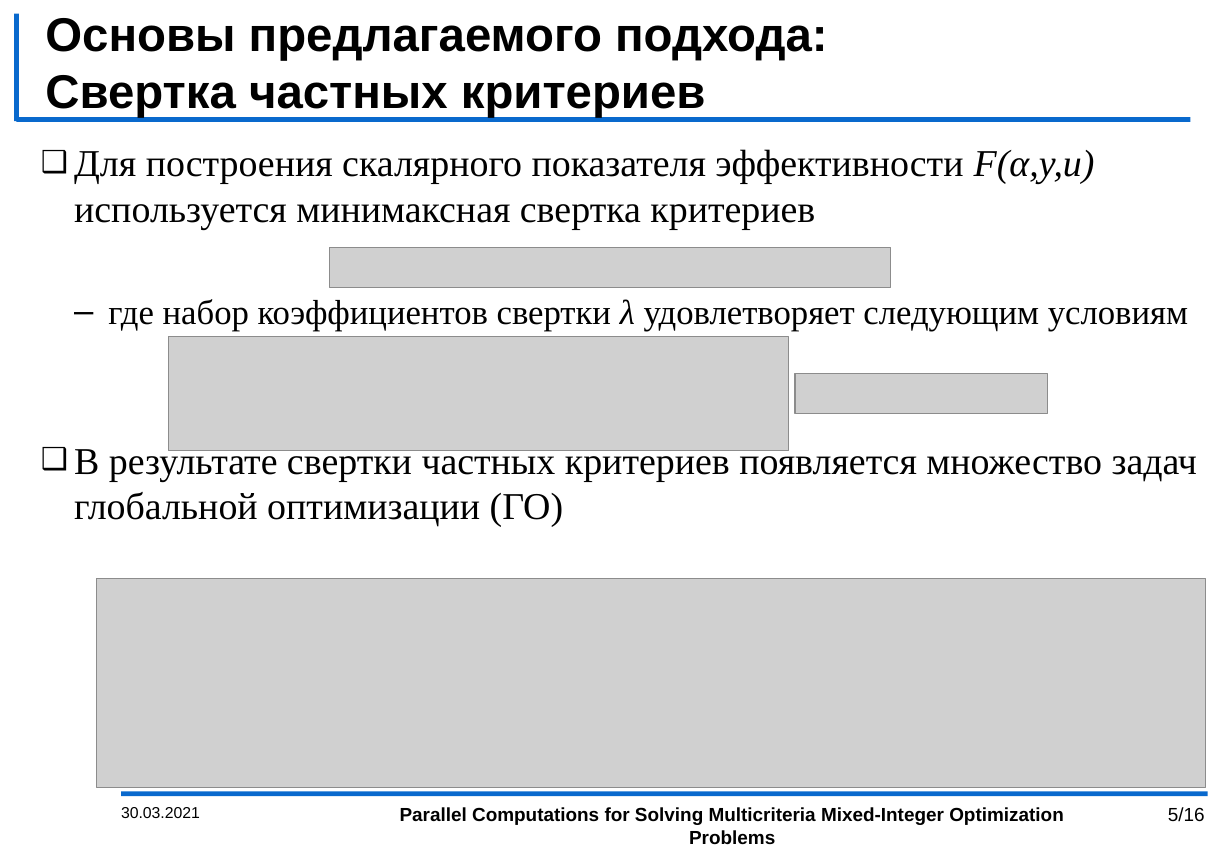
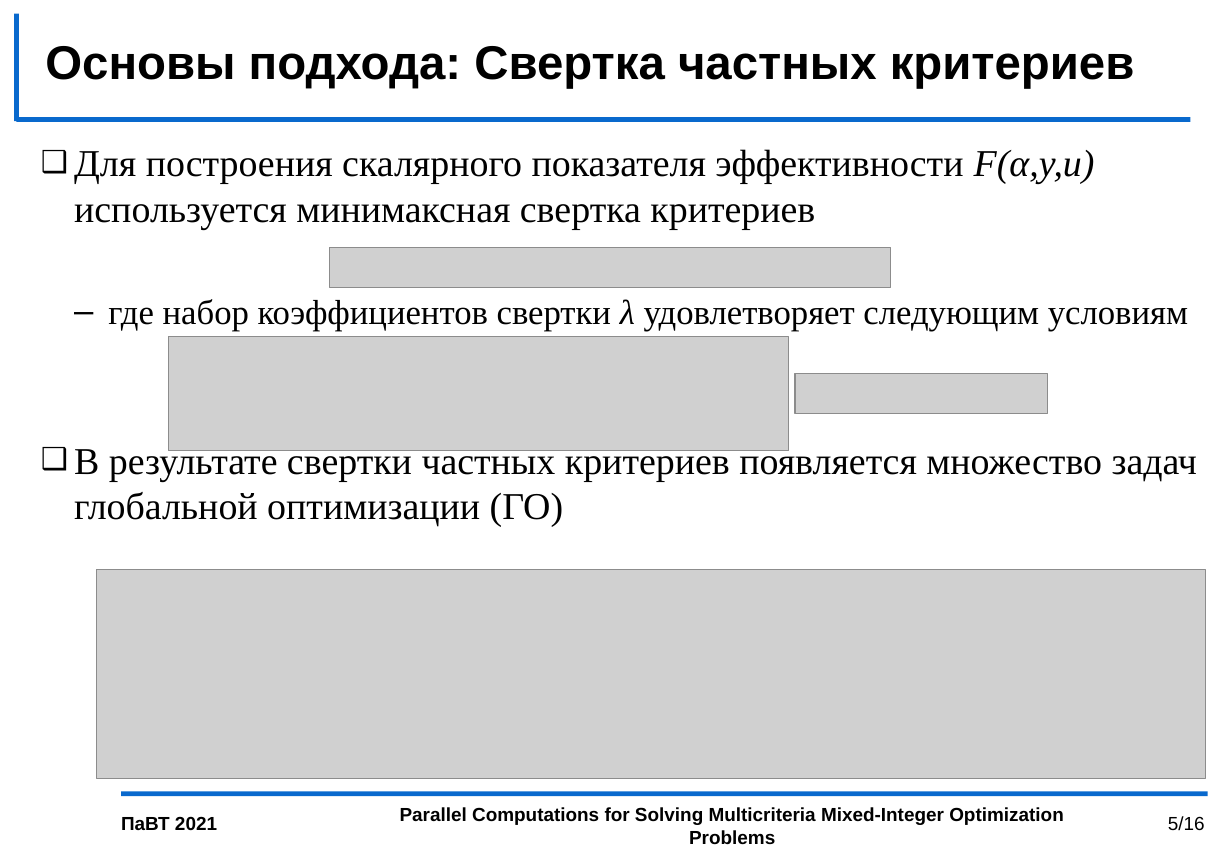
Before and after one commit to kabarkalov/GlobOptPapers, a slide deck: slide 5 of 2021/PСT_GergelKozinov/PCT2021_kozinov.pptx. Drawn at 1232x853 pixels with LibreOffice and Linux fonts; fonts in the diff are those of the drawing; grey boxes stand for pictures; background and template pictures are left out. Boxes give left, top, right and bottom in pixels: in the first picture for what was removed or moved away, otherwise in the second. Text is boxed around its words. In the diff, an @@ line names an element or a change of style, - is before the commit and + after.

```diff
--- a/2021/PСT_GergelKozinov/PCT2021_kozinov.pptx
+++ b/2021/PСT_GergelKozinov/PCT2021_kozinov.pptx
@@ title at bbox=[45, 46, 1135, 89]: text changed @@
-Основы предлагаемого подхода:
-Свертка частных критериев
+Основы подхода: Свертка частных критериев
@@ picture: place and size @@
-picture at bbox=[97, 579, 1206, 787]
+picture at bbox=[97, 570, 1206, 778]
@@ page number: place and size @@
-page number at bbox=[1168, 807, 1205, 822]
+page number at bbox=[1168, 816, 1205, 831]
@@ text at bbox=[121, 816, 217, 830]: text changed; size 10 to 12 pt; bold on @@
-30.03.2021
+ПаВТ 2021
```
Also in this commit, not shown: 15 other slides changed.
